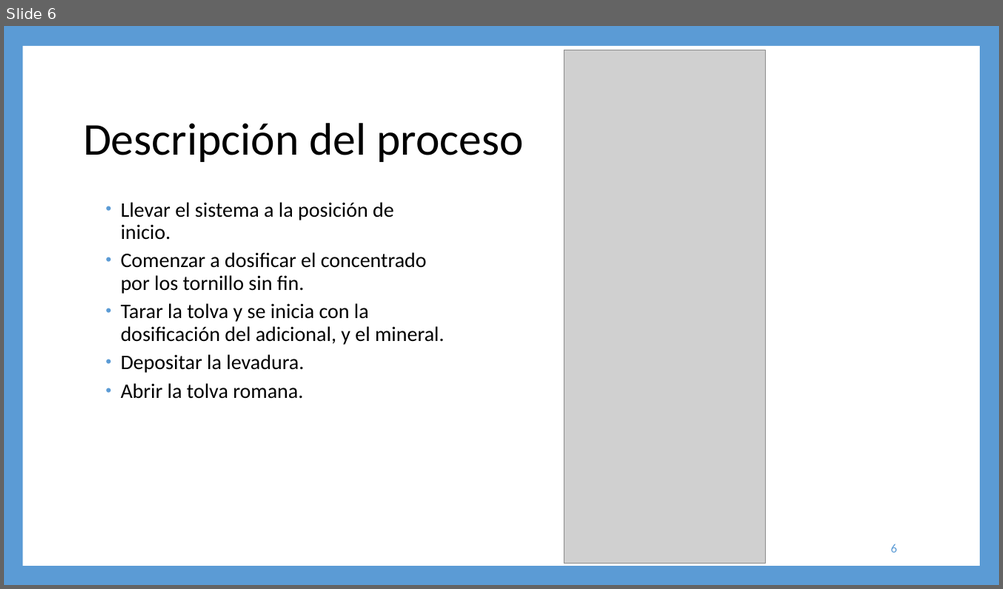
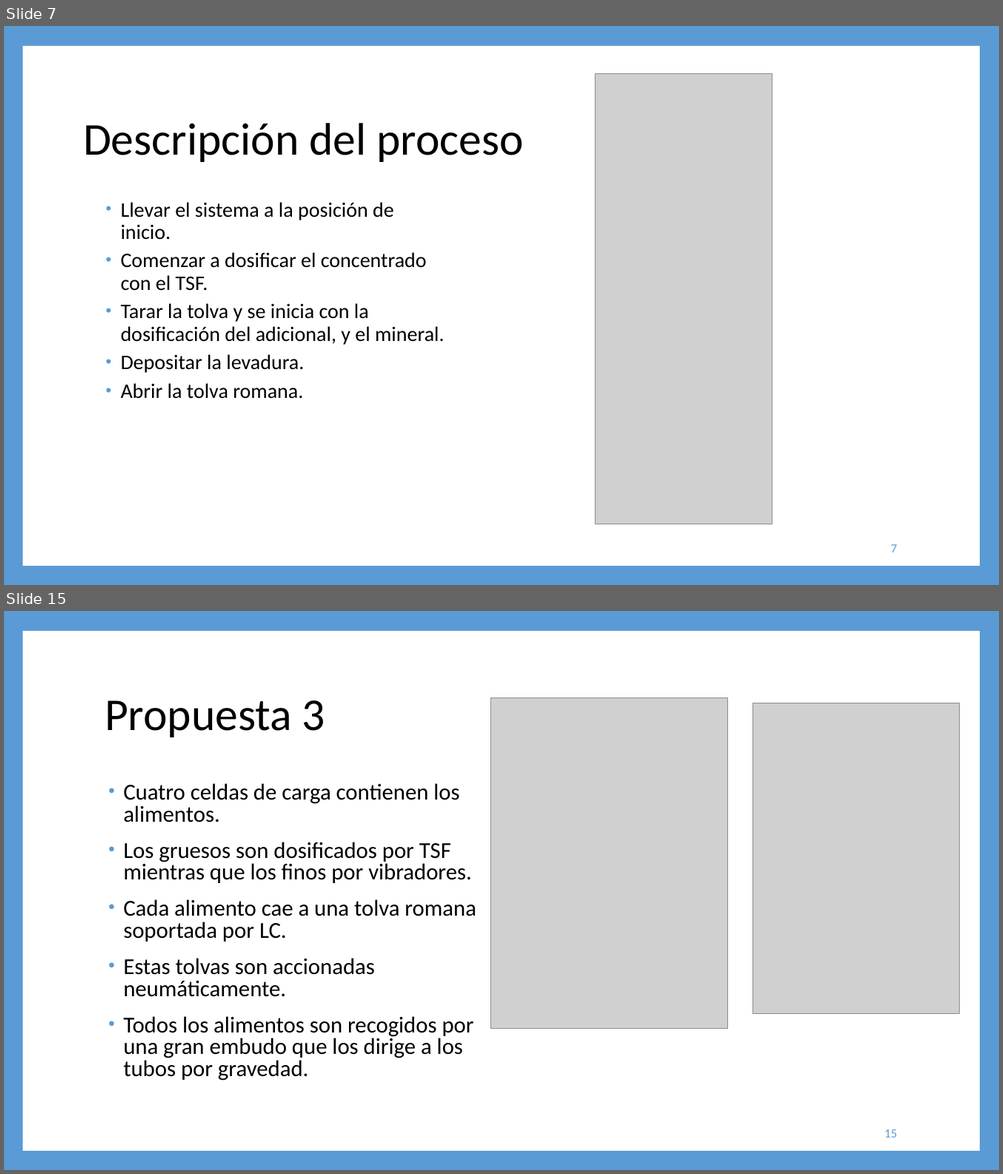
Before and after one commit to steveamena/Graduacion, a slide deck: Documentación/Entregables/Propuestas de solución.pptx. Shown one above the other, each under a label of ours: slide 6 before the commit, slides 7 and 15 after it; the slides between them are not shown. The pictures are 1003x589 and 1003x1174 pixels, drawn with LibreOffice and Linux fonts; fonts in the diff are those of the drawing; grey boxes stand for pictures. Boxes give left, top, right and bottom in pixels: in the first picture for what was removed or moved away, otherwise in the second. Text is boxed around its words. In the diff, an @@ line names an element or a change of style, - is before the commit and + after.

```diff
--- a/Documentación/Entregables/Propuestas de solución.pptx
+++ b/Documentación/Entregables/Propuestas de solución.pptx
@@ slide 15 added at (4, 611, 999, 1170), background #5B9BD5; not listed: 1 template element that a slide beside it also shows @@
@@ picture added at (490, 698, 728, 1029) @@
@@ title added at (105, 701, 325, 738), 44 pt, text #000000 @@
+Propuesta 3
@@ picture added at (753, 703, 959, 1014) @@
@@ text added at (123, 783, 476, 1081), 22 pt, text #000000 @@
+• Cuatro celdas de carga contienen los alimentos.
+• Los gruesos son dosificados por TSF mientras que los finos por vibradores.
+• Cada alimento cae a una tolva romana soportada por LC.
+• Estas tolvas son accionadas neumáticamente.
+• Todos los alimentos son recogidos por una gran embudo que los dirige a los tubos por gravedad.
@@ page number added at (884, 1130, 896, 1138), 12 pt, text #5B9BD5 @@
+15
@@ what was slide 6 is now slide 7 @@
@@ slide 7 changed as well @@
@@ picture: place and size @@
-picture at (563, 50, 765, 564)
+picture at (595, 74, 771, 525)
@@ text at (121, 252, 427, 291): text changed @@
-  • Comenzar a dosificar el concentrado por los tornillo sin fin.
+  • Comenzar a dosificar el concentrado con el TSF.
@@ page number at (891, 545, 896, 553): text changed @@
-6
+7
```
Also in this commit, not shown: 6 other slides changed, 9 other slides added, 55 other files.
